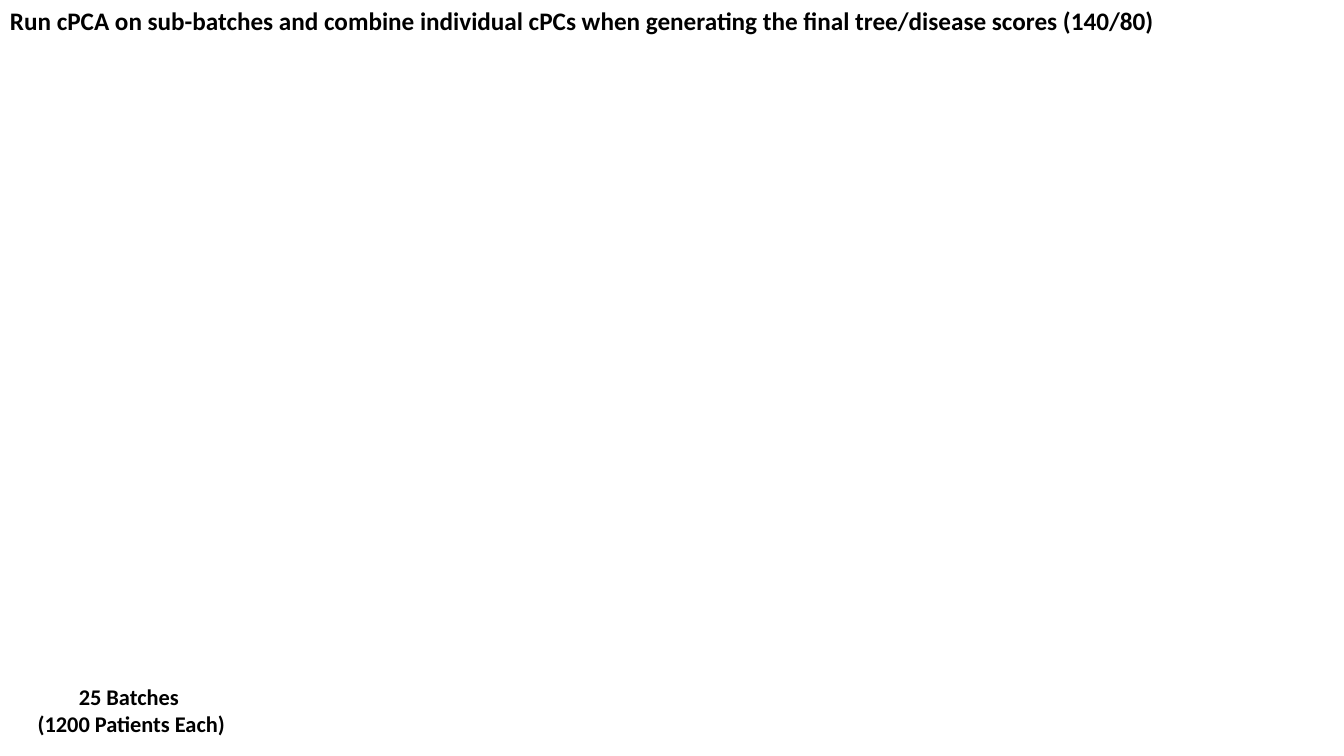
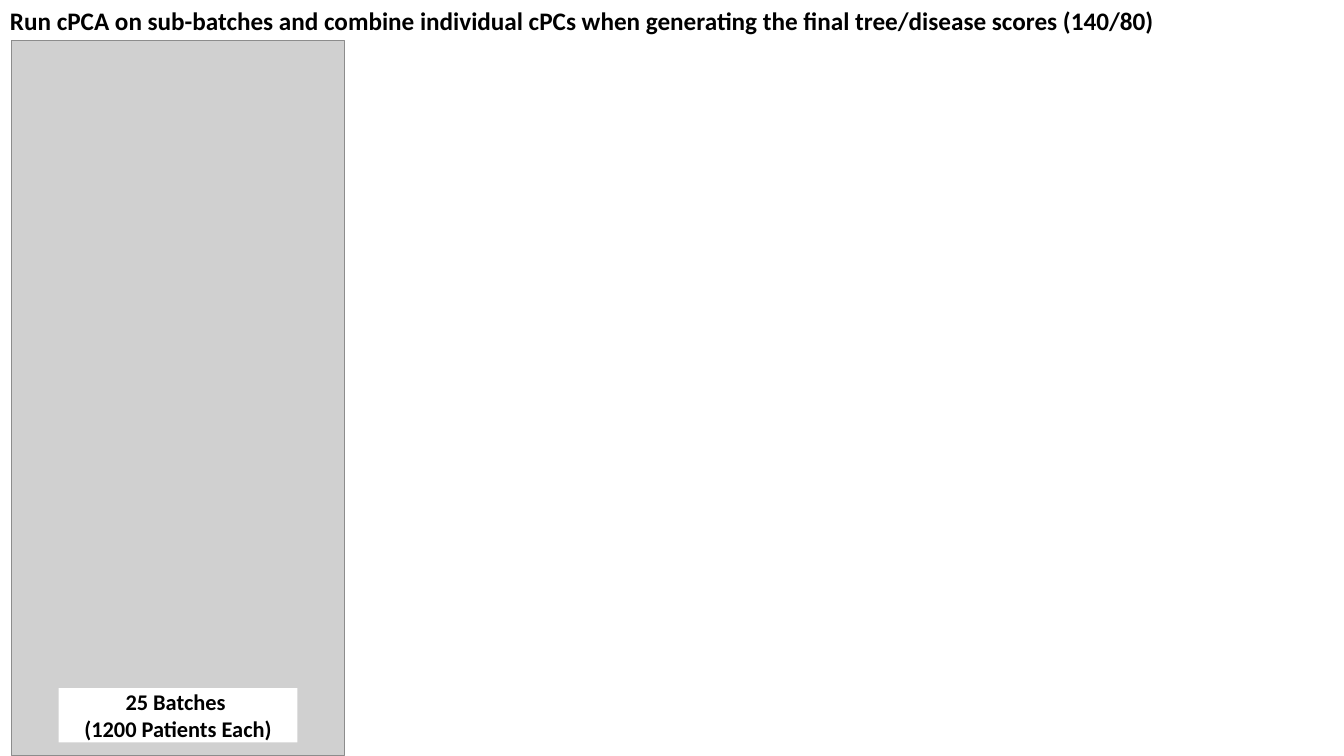
Before and after one commit to zhaohanxiong/OxfordCVM, a slide deck: slide 20 of job_results.pptx. Drawn at 1344x756 pixels with LibreOffice and Linux fonts; fonts in the diff are those of the drawing; grey boxes stand for pictures. Boxes give left, top, right and bottom in pixels: in the first picture for what was removed or moved away, otherwise in the second. Text is boxed around its words. In the diff, an @@ line names an element or a change of style, - is before the commit and + after.

```diff
--- a/job_results.pptx
+++ b/job_results.pptx
@@ picture added at [12, 40, 345, 756] @@
@@ rectangle "25 Batches": place and size @@
-rectangle "25 Batches" at [38, 689, 225, 735]
+rectangle "25 Batches" at [58, 689, 297, 743]
```
Also in this commit, not shown: 1 other slide changed.
